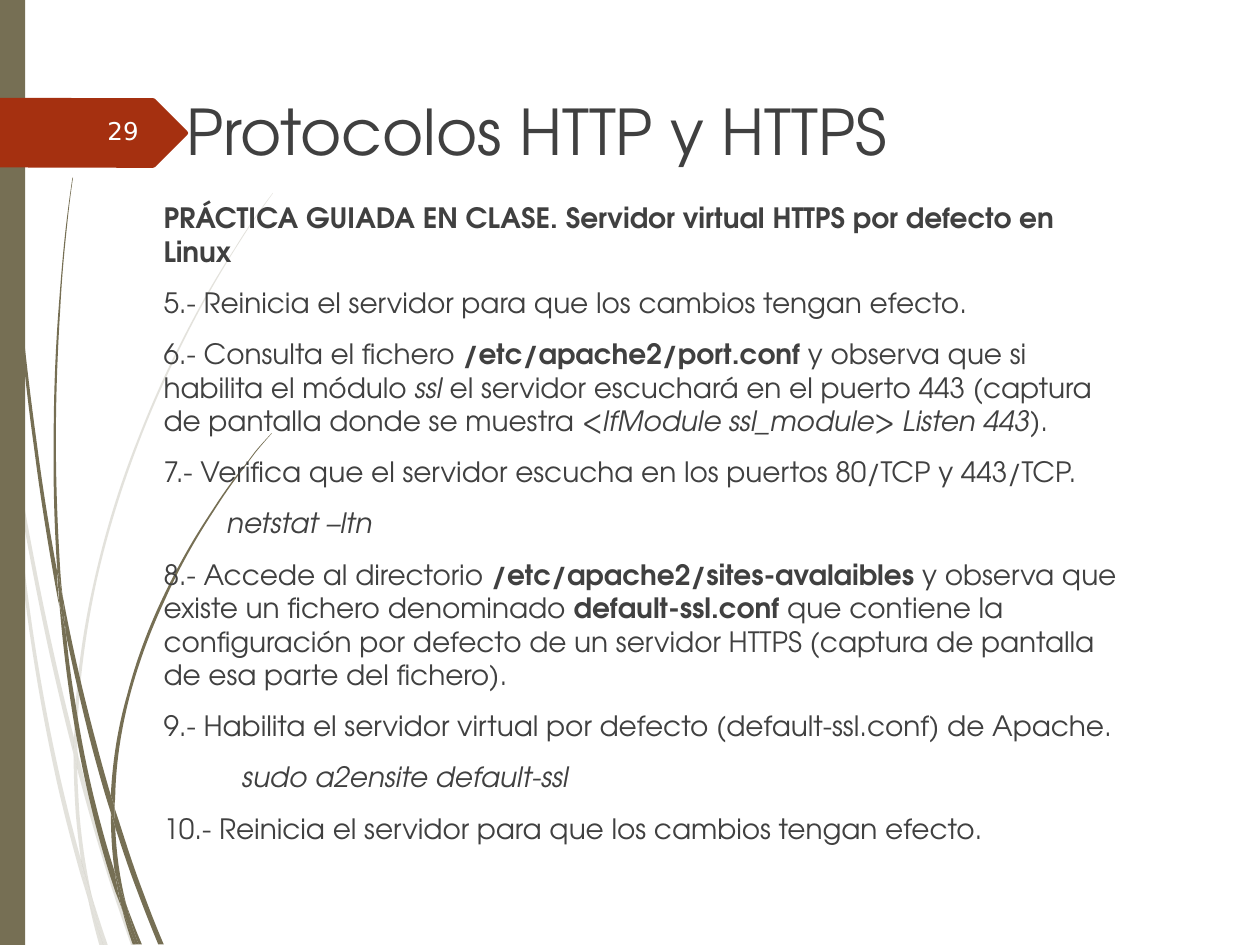
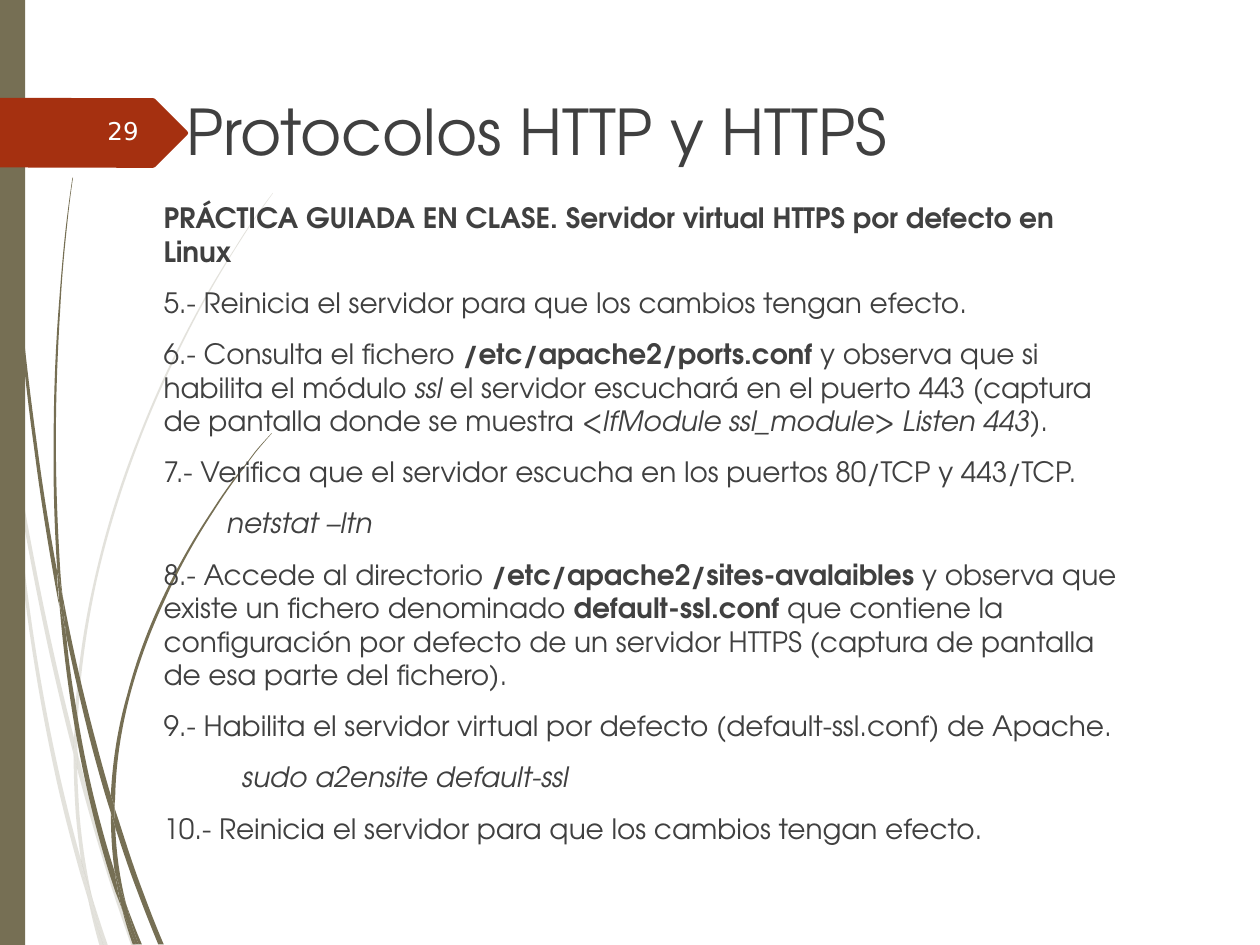
Before and after one commit to ammDAW/daw, a slide deck: slide 29 of 2_DAW/DAW - Beatriz/Unidad2/UT2. Administracion de servidores web.ppt. Drawn at 1260x945 pixels with LibreOffice and Linux fonts; fonts in the diff are those of the drawing; background and template pictures are left out. Boxes give left, top, right and bottom in pixels: in the first picture for what was removed or moved away, otherwise in the second. Text is boxed around its words. In the diff, an @@ line names an element or a change of style, - is before the commit and + after.

```diff
--- a/2_DAW/DAW - Beatriz/Unidad2/UT2. Administracion de servidores web.ppt
+++ b/2_DAW/DAW - Beatriz/Unidad2/UT2. Administracion de servidores web.ppt
@@ text at <box>164,343,1092,445</box>: text changed @@
-6.- Consulta el fichero /etc/apache2/port.conf y observa que si habilita el módulo ssl el servidor escuchará en el puerto 443 (captura de pantalla donde se muestra <IfModule ssl_module> Listen 443).
+6.- Consulta el fichero /etc/apache2/ports.conf y observa que si habilita el módulo ssl el servidor escuchará en el puerto 443 (captura de pantalla donde se muestra <IfModule ssl_module> Listen 443).
```
Also in this commit, not shown: 6 other files.
